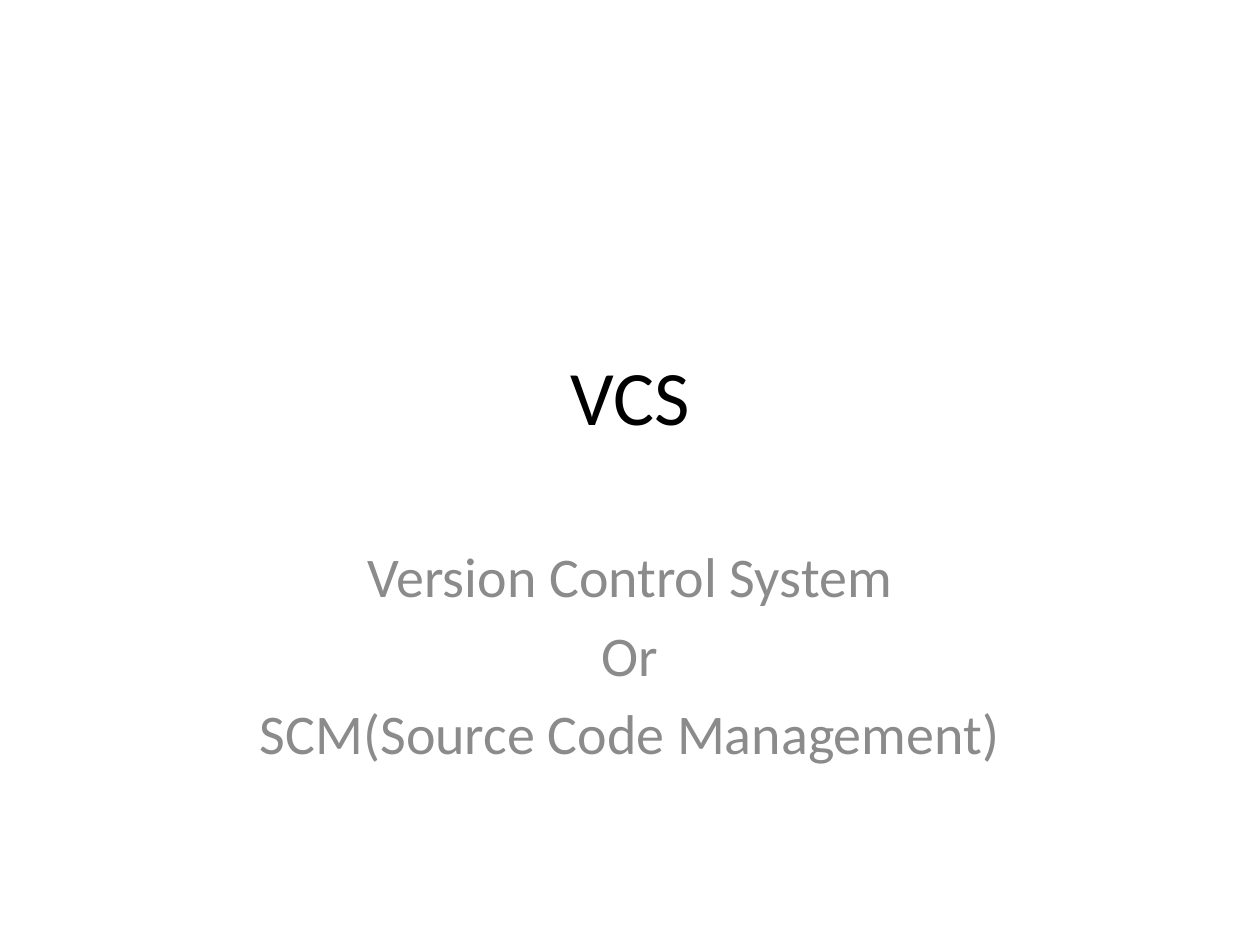
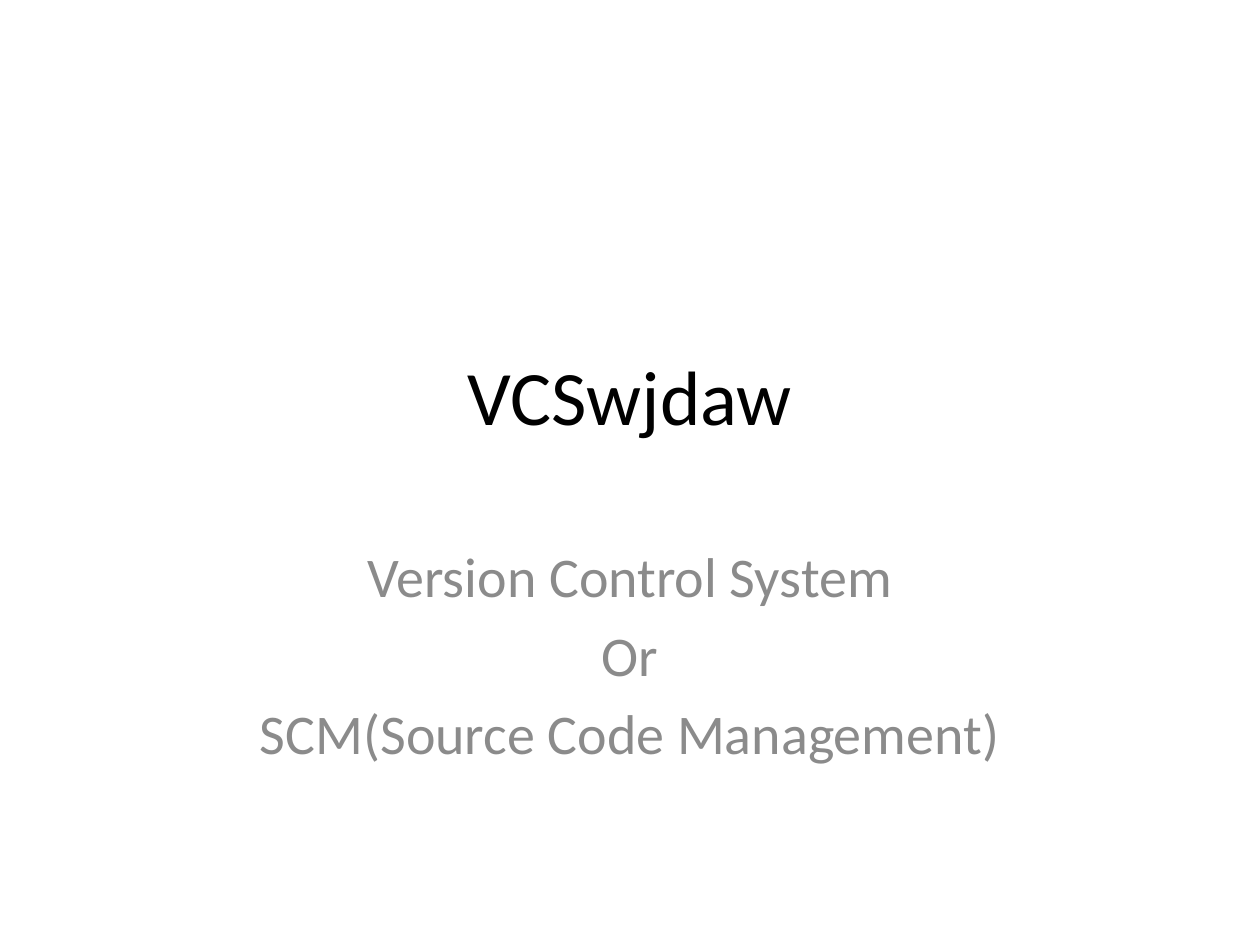
Before and after one commit to vijaytestautomation/Other-Testing-Artifacts, a slide deck: slide 1 of Topics_28022018.pptx. Drawn at 1260x945 pixels with LibreOffice and Linux fonts; fonts in the diff are those of the drawing. Boxes give left, top, right and bottom in pixels: in the first picture for what was removed or moved away, otherwise in the second. Text is boxed around its words. In the diff, an @@ line names an element or a change of style, - is before the commit and + after.

Commit message:
my commit

```diff
--- a/Topics_28022018.pptx
+++ b/Topics_28022018.pptx
@@ title at [468,371,792,439]: text changed @@
-VCS
+VCSwjdaw
```
Also in this commit, not shown: 1 slide added.
